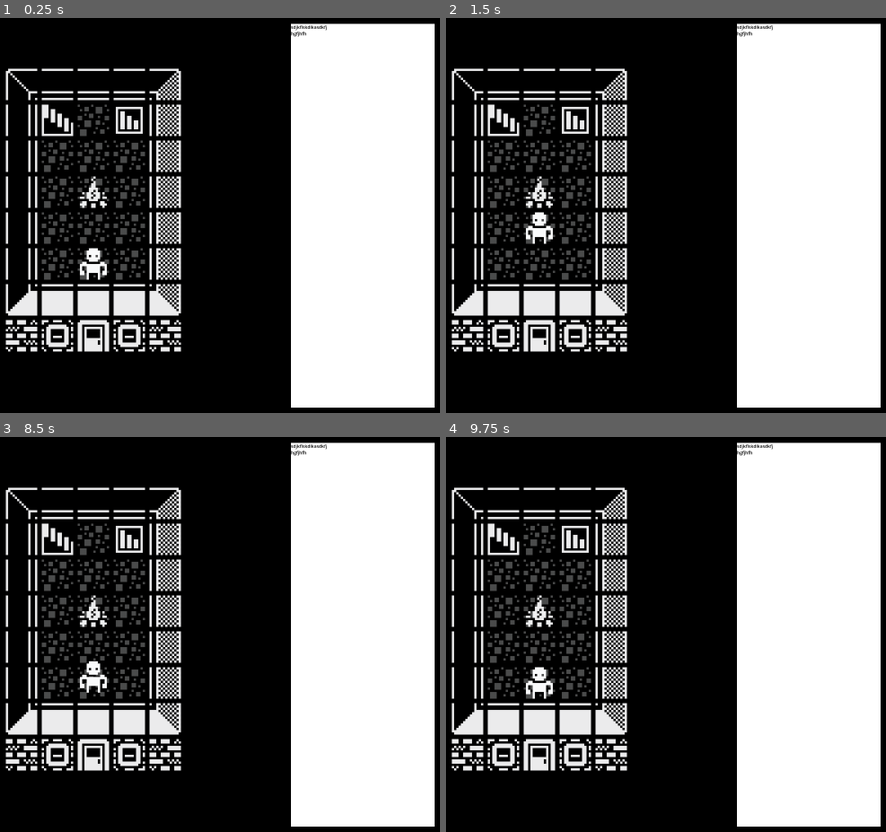
Above: before the commit, frames 1-4 (two rows, left to right).
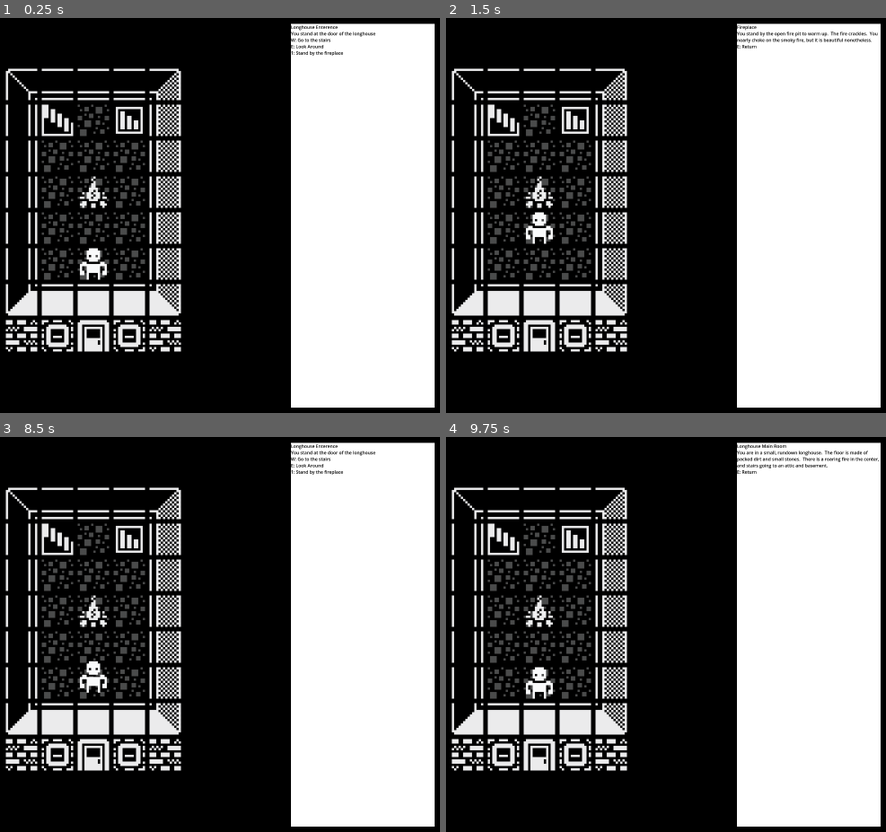
Above: after the commit, the same moments.

Repository: Pandawaflez/PGRPGE
Game: Godot game, scene res://TestScene/locations/TestSceneLevel1.tscn
The game is run twice, just before and just after one commit, with the same random seed, the same clock (stepped at 60 frames per second) and the same inputs.
Inputs:
- Up to frame 1 (0.25 s): no input
- Up to frame 2 (1.5 s): tap Enter at 0.5 s; hold 0 (0) 0.53-1.28 s; tap 1 (1) at 0.8, 1.35 s
- Up to frame 3 (8.5 s): tap 2 (2) at 1.55 s; tap Space at 2, 3.5, 5 s; hold 2 (2) 2.03-2.78 s; tap 3 (3) at 2.3, 2.85 s; tap Enter at 2.75, 4.25 s; tap 4 (4) at 3.05 s; hold 4 (4) 3.53-4.28 s; tap 5 (5) at 3.8, 4.35 s; tap 6 (6) at 4.55 s; hold 6 (6) 5.03-5.78 s; tap 7 (7) at 5.3, 5.85 s; tap 9 (9) at 6.05 s; hold 9 (9) 6.53-7.28 s; tap A (a) at 6.8, 7.35 s; tap D (d) at 7.55 s; hold D (d) from 8.03 s (still down); tap E (e) at 8.3 s
- Up to frame 4 (9.75 s): release D (d) at 8.78 s; tap E (e) at 8.85 s; tap S (s) at 9.05 s; hold S (s) from 9.53 s (still down)

The runs differ from the first frame. In frame 1, 0.4% of the frame differs, in the area x 66-86%, y 1-10%; in frame 2, 0.5%; in frame 3, 0.4%; in frame 4, 0.7%, in the area x 66-99%, y 1-10%.
Error before the commit: Trying to assign value of type 'Nil' to a variable of type 'String'. (res://TestScene/ui_manager.gd:12)

Commit message:
Tweaks to Base Level (debugging/testing)

Diff:
--- a/Prefabs/BaseLevel.tscn
+++ b/Prefabs/BaseLevel.tscn
@@ -13,6 +13,7 @@
 [node name="Tilemap" parent="." instance=ExtResource("2_8iie0")]
 position = Vector2(-64, 64)
 
-[node name="UI Manager" parent="." instance=ExtResource("4_bjw3f")]
+[node name="UI Manager" parent="." node_paths=PackedStringArray("navigationManager") instance=ExtResource("4_bjw3f")]
+navigationManager = NodePath("../NavigationManager")
 
 [editable path="Tilemap"]
--- a/Prefabs/Location.tscn
+++ b/Prefabs/Location.tscn
@@ -4,6 +4,9 @@
 
 [node name="Location" type="Node2D"]
 script = ExtResource("1_sx3c7")
+locDesc = "f"
+basePosX = 672.0
+basePosY = 416.0
 
 [node name="AnimationPlayer" type="AnimationPlayer" parent="."]
 reset_on_save = false
--- a/Prefabs/ui_manager.tscn
+++ b/Prefabs/ui_manager.tscn
@@ -2,14 +2,13 @@
 
 [ext_resource type="Script" uid="uid://cuwueus5gdx6d" path="res://TestScene/ui_manager.gd" id="1_8h12r"]
 
-[node name="UI Manager" type="Control" node_paths=PackedStringArray("locationDescriptionBox", "navigationManager")]
+[node name="UI Manager" type="Control" node_paths=PackedStringArray("locationDescriptionBox")]
 layout_mode = 3
 anchors_preset = 0
 offset_right = 40.0
 offset_bottom = 40.0
 script = ExtResource("1_8h12r")
 locationDescriptionBox = NodePath("CanvasLayer/Control/ColorRect/RichTextLabel")
-navigationManager = NodePath("")
 
 [node name="CanvasLayer" type="CanvasLayer" parent="."]
 
--- a/TestScene/locations/TestSceneLevel1.tscn
+++ b/TestScene/locations/TestSceneLevel1.tscn
@@ -222,14 +222,12 @@
 [node name="NavigationManager" type="Node2D" parent="." node_paths=PackedStringArray("currentLocation", "uIManager", "playerSprite")]
 script = ExtResource("1_0xtca")
 currentLocation = NodePath("Location0")
-uIManager = NodePath("")
+uIManager = NodePath("../UI Manager")
 playerSprite = NodePath("../Tilemap/PlayerSprite")
 
 [node name="Location0" parent="NavigationManager" instance=ExtResource("2_lmtjt")]
 locName = "Longhouse Enterence"
 locDesc = "You stand at the door of the longhouse"
-basePosX = 672.0
-basePosY = 416.0
 
 [node name="AnimationPlayer" parent="NavigationManager/Location0" index="0"]
 libraries = {
@@ -327,7 +325,8 @@
 region_enabled = true
 region_rect = Rect2(1600, 0, 64, 64)
 
-[node name="UI Manager" parent="." instance=ExtResource("6_ul202")]
+[node name="UI Manager" parent="." node_paths=PackedStringArray("navigationManager") instance=ExtResource("6_ul202")]
+navigationManager = NodePath("../NavigationManager")
 
 [editable path="NavigationManager/Location0"]
 [editable path="NavigationManager/Location0/Sub-Locations/Fireplace"]
--- a/TestScene/locations/TestSceneLevel1Attic.tscn
+++ b/TestScene/locations/TestSceneLevel1Attic.tscn
@@ -1,10 +1,20 @@
-[gd_scene load_steps=2 format=4 uid="uid://d21ovohp01jgn"]
+[gd_scene load_steps=3 format=4 uid="uid://d21ovohp01jgn"]
 
 [ext_resource type="PackedScene" uid="uid://bdyonxguyf7ds" path="res://Prefabs/BaseLevel.tscn" id="1_rbkhl"]
+[ext_resource type="PackedScene" uid="uid://doe33lcmiauka" path="res://Prefabs/Location.tscn" id="2_osl6c"]
 
 [node name="TestSceneLevel1Attic" type="Node2D"]
 
 [node name="BaseLevel" parent="." instance=ExtResource("1_rbkhl")]
+
+[node name="NavigationManager" parent="BaseLevel" index="0" node_paths=PackedStringArray("currentLocation")]
+currentLocation = NodePath("Location0")
+
+[node name="Location0" parent="BaseLevel/NavigationManager" index="0" instance=ExtResource("2_osl6c")]
+position = Vector2(1167.56, 495.656)
+locName = "Attic"
+locDesc = "The Longhouse Attic."
+basePosY = 96.0
 
 [node name="Background" parent="BaseLevel/Tilemap" index="0"]
 tile_map_data = PackedByteArray("AAD8//v/AgAAAAAAAAD8//z/AgAAAAAAAAD8//3/AgAAAAAAAAD8//7/AgAAAAAAAAD8////AgAAAAAAAAD8/w …(14608 unchanged characters)…
